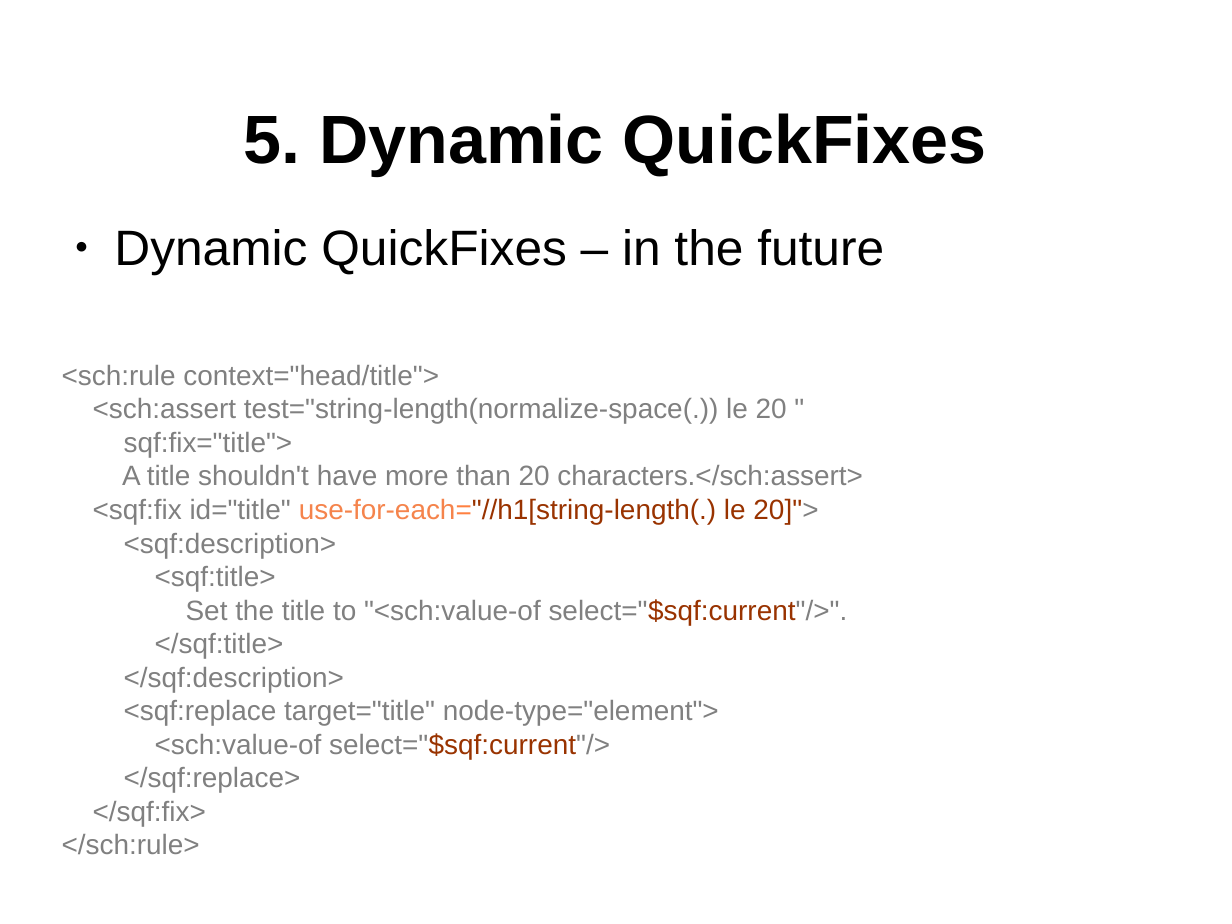
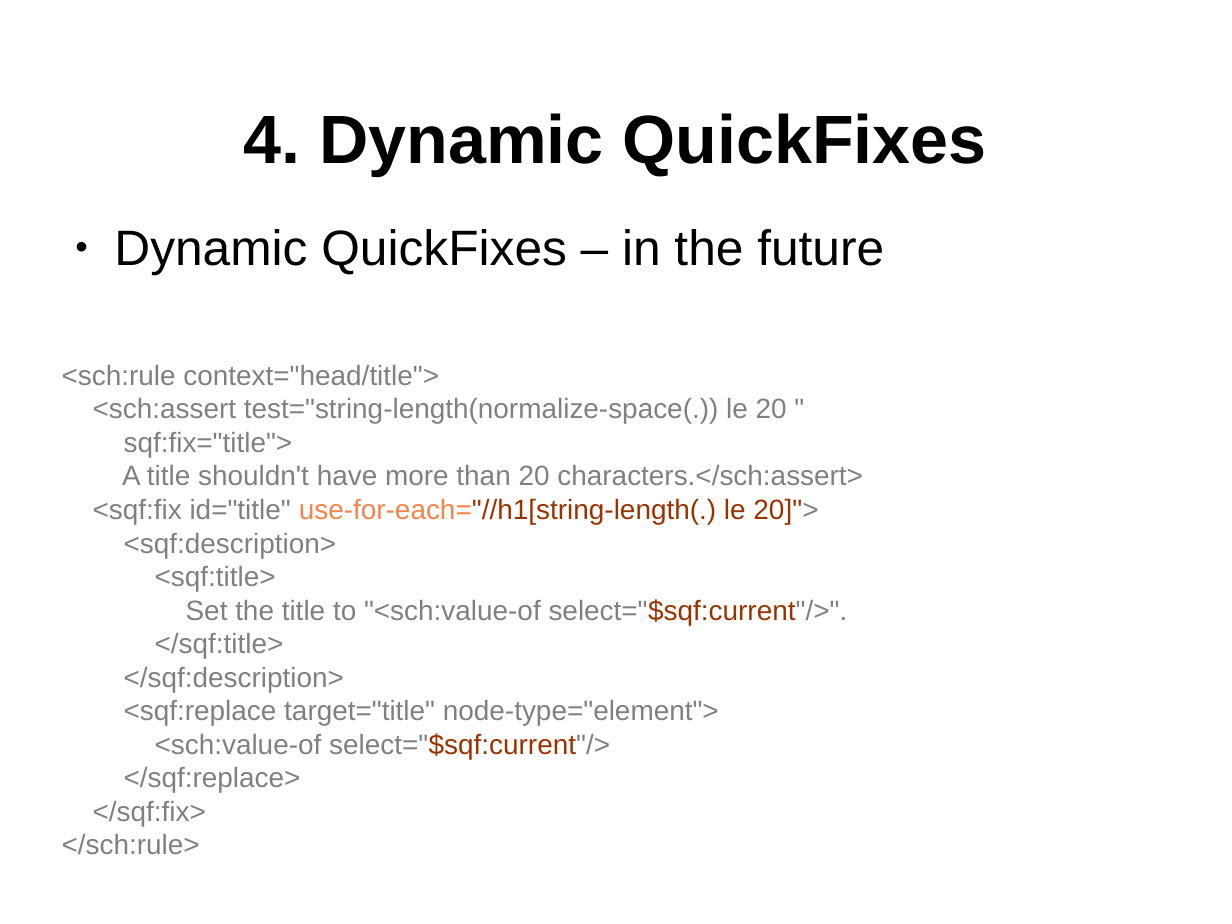
Before and after one commit to octavianN/Schematron-QuickFix-Language-Presentation, a slide deck: slide 32 of Final/SQF.odp (slide 36 before the commit). Drawn at 1232x924 pixels with LibreOffice and Linux fonts; fonts in the diff are those of the drawing; background and template pictures are left out. Boxes give left, top, right and bottom in pixels: in the first picture for what was removed or moved away, otherwise in the second. Text is boxed around its words. In the diff, an @@ line names an element or a change of style, - is before the commit and + after.

```diff
--- a/Final/SQF.odp
+++ b/Final/SQF.odp
@@ title at <box>244,113,987,175</box>: text changed @@
-5. Dynamic QuickFixes
+4. Dynamic QuickFixes
```
Also in this commit, not shown: 10 other slides changed, 4 slides removed.
